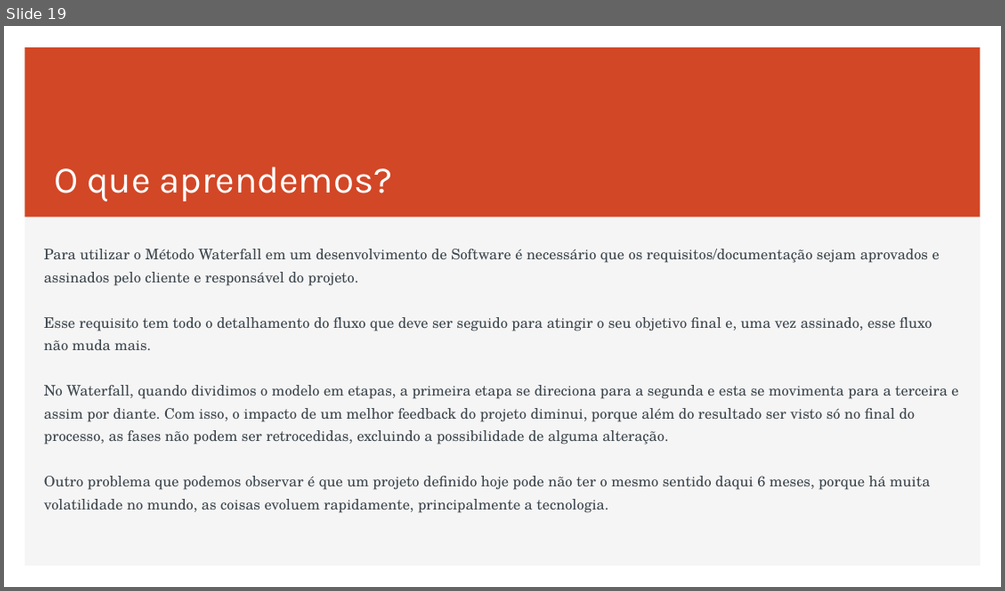
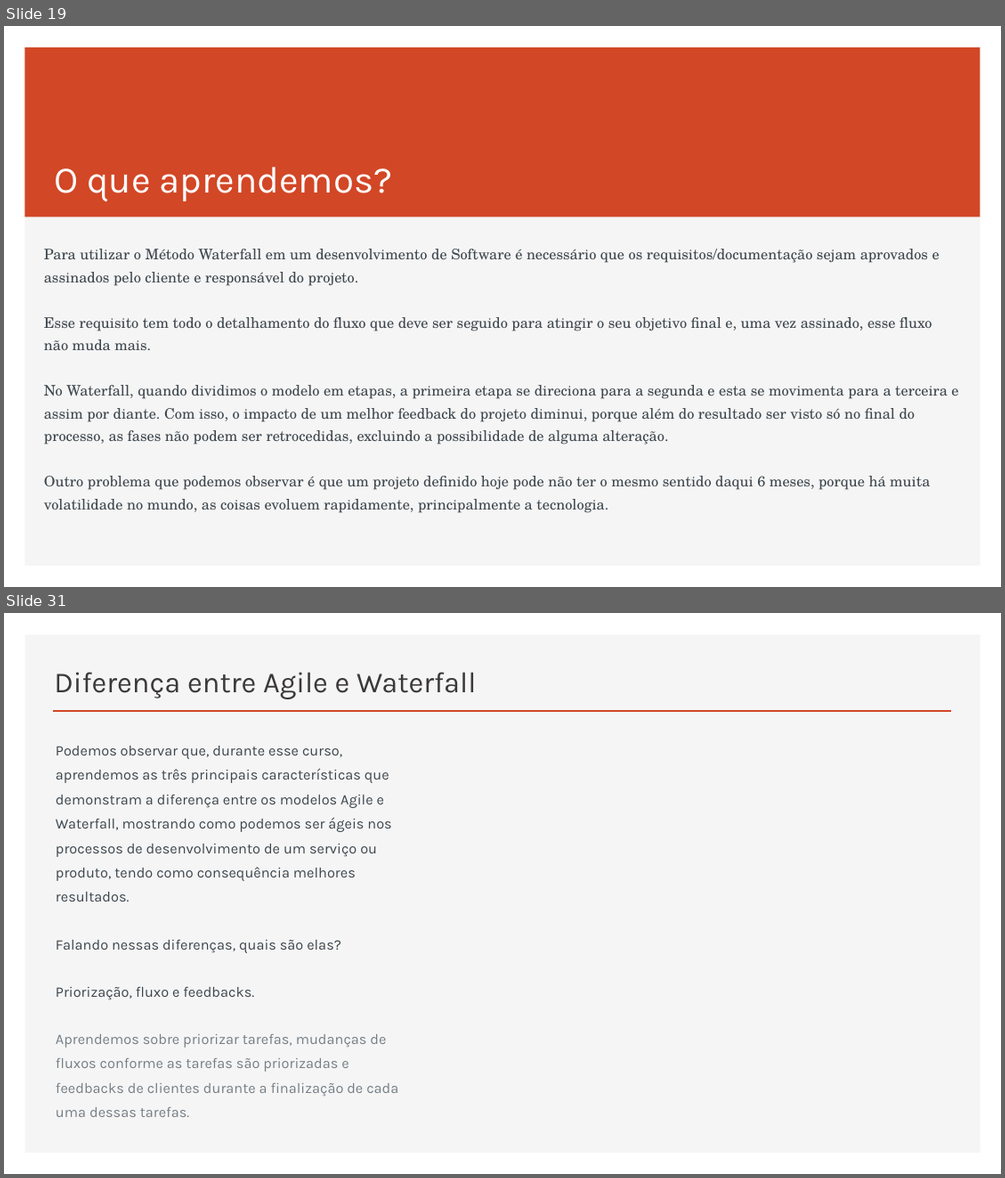
Before and after one commit to RaizaCirne/app-flex, a slide deck: Trilhas/[Business Agility T5 - ONE]/01..Agilidade-promovendo_a_transformacao_agil.pptx. Shown one above the other, each under a label of ours: slide 19 before the commit, slides 19 and 31 after it; the slides between them are not shown. The pictures are 1005x591 and 1005x1178 pixels, drawn with LibreOffice and Linux fonts; fonts in the diff are those of the drawing. Boxes give left, top, right and bottom in pixels: in the first picture for what was removed or moved away, otherwise in the second. Text is boxed around its words. In the diff, an @@ line names an element or a change of style, - is before the commit and + after.

```diff
--- a/Trilhas/[Business Agility T5 - ONE]/01..Agilidade-promovendo_a_transformacao_agil.pptx
+++ b/Trilhas/[Business Agility T5 - ONE]/01..Agilidade-promovendo_a_transformacao_agil.pptx
@@ slide 31 added at [4,613,1001,1174], background #FFFFFF; not listed: 1 template element that a slide beside it also shows @@
@@ title added at [54,672,476,699], 28 pt, text #3B3838 @@
+Diferença entre Agile e Waterfall
@@ line added from (53, 711) to (952, 711), #D24726 2 pt @@
@@ text added at [56,746,398,1117], 14 pt, text #3D464D @@
+Podemos observar que, durante esse curso, aprendemos as três principais características que demonstram a diferença entre os modelos Agile e Waterfall, mostrando como podemos ser ágeis nos processos de desenvolvimento de um serviço ou produto, tendo como consequência melhores resultados.
+Falando nessas diferenças, quais são elas?
+Priorização, fluxo e feedbacks.
+Aprendemos sobre priorizar tarefas, mudanças de fluxos conforme as tarefas são priorizadas e feedbacks de clientes durante a finalização de cada uma dessas tarefas.
```
Also in this commit, not shown: 29 other slides added.
